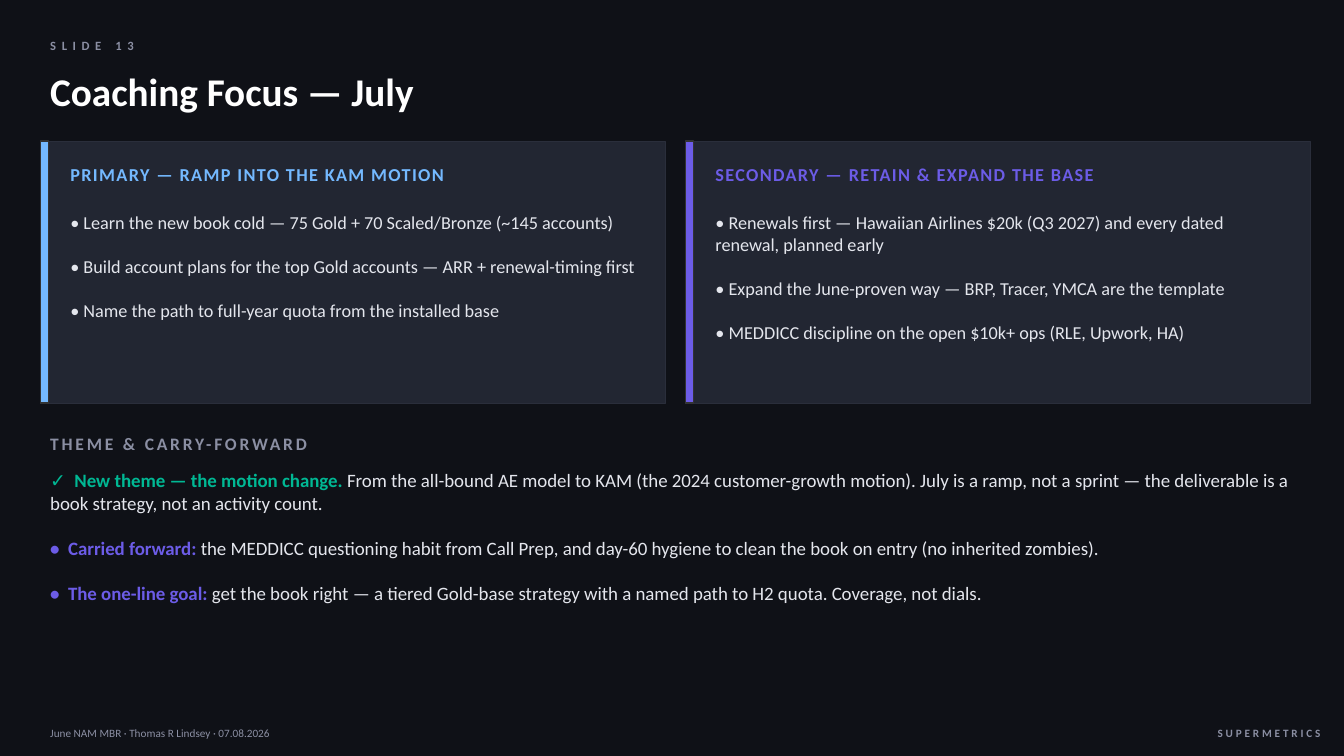
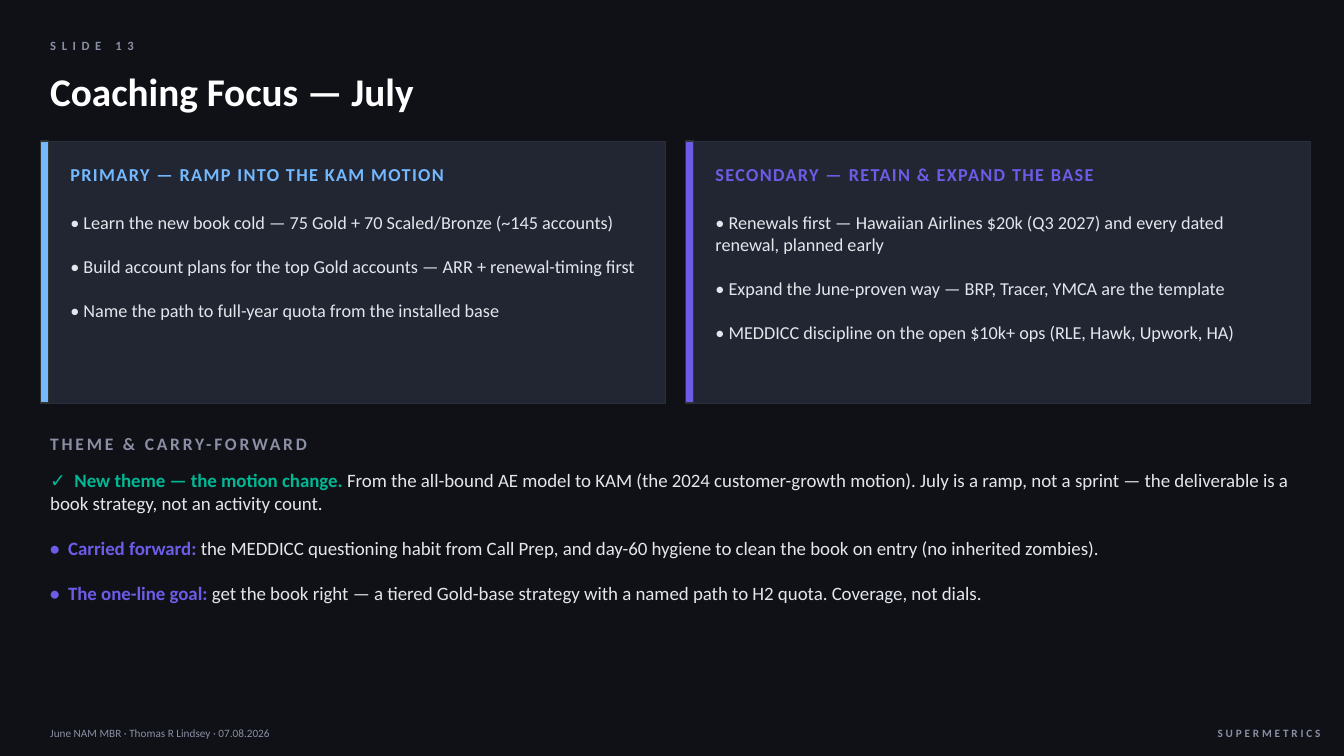
Before and after one commit to thommi2phones/Sales-Coach, a slide deck: slide 13 of June_2026_NAM_MBR.pptx. Drawn at 1344x756 pixels with LibreOffice and Linux fonts; fonts in the diff are those of the drawing. Boxes give left, top, right and bottom in pixels: in the first picture for what was removed or moved away, otherwise in the second. Text is boxed around its words. In the diff, an @@ line names an element or a change of style, - is before the commit and + after.

```diff
--- a/June_2026_NAM_MBR.pptx
+++ b/June_2026_NAM_MBR.pptx
@@ text at [715,216,1234,342]: text changed @@
-• Renewals first — Hawaiian Airlines $20k (Q3 2027) and every dated renewal, planned early
-• Expand the June-proven way — BRP, Tracer, YMCA are the template
-• MEDDICC discipline on the open $10k+ ops (RLE, Upwork, HA)
+• Renewals first — Hawaiian Airlines $20k (Q3 2027) and every dated renewal, planned early
+• Expand the June-proven way — BRP, Tracer, YMCA are the template
+• MEDDICC discipline on the open $10k+ ops (RLE, Hawk, Upwork, HA)
```
Also in this commit, not shown: 5 other slides changed, 1 other file.
